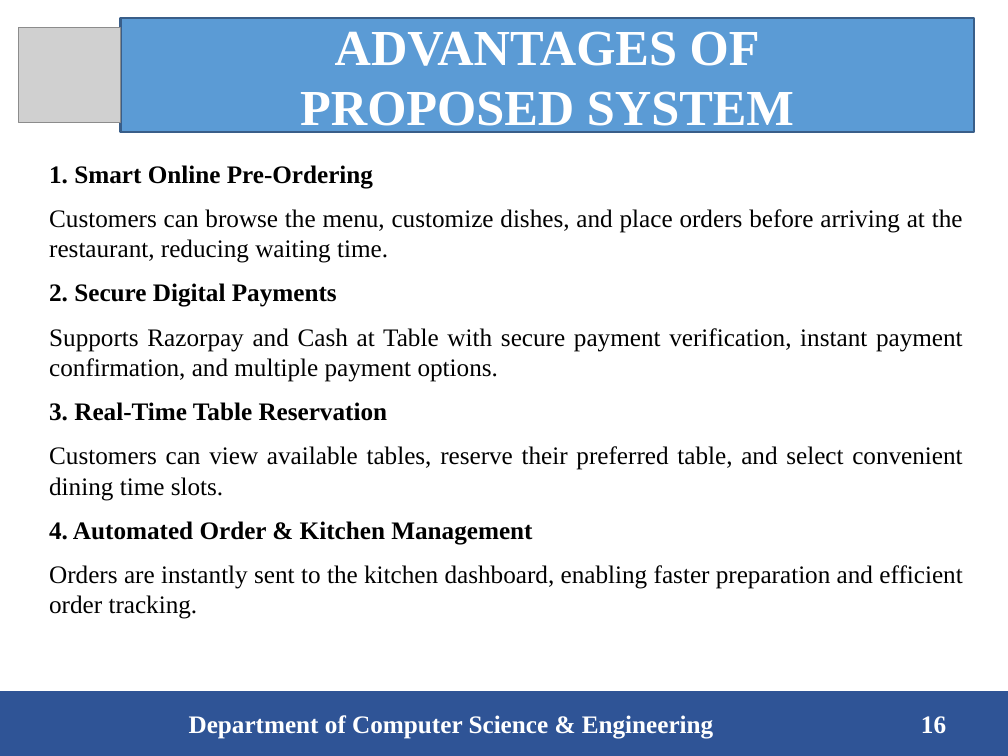
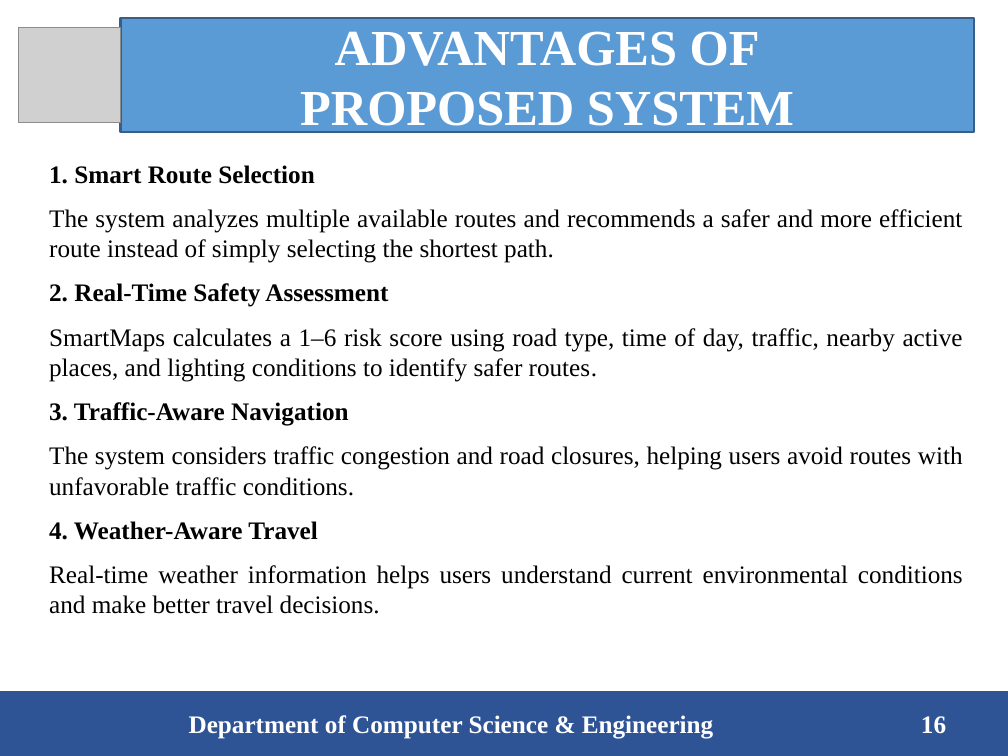
Before and after one commit to Gowtham7503/Smart-Map-AI, a slide deck: slide 16 of SmartMaps-ppt.pptx. Drawn at 1008x756 pixels with LibreOffice and Linux fonts; fonts in the diff are those of the drawing; grey boxes stand for pictures. Boxes give left, top, right and bottom in pixels: in the first picture for what was removed or moved away, otherwise in the second. Text is boxed around its words. In the diff, an @@ line names an element or a change of style, - is before the commit and + after.

Commit message:
adjusted safe score and terrain map

```diff
--- a/SmartMaps-ppt.pptx
+++ b/SmartMaps-ppt.pptx
@@ text at box(49, 165, 963, 614): text changed @@
-1. Smart Online Pre-Ordering
-Customers can browse the menu, customize dishes, and place orders before arriving at the restaurant, reducing waiting time.
-2. Secure Digital Payments
-Supports Razorpay and Cash at Table with secure payment verification, instant payment confirmation, and multiple payment options.
-3. Real-Time Table Reservation
-Customers can view available tables, reserve their preferred table, and select convenient dining time slots.
-4. Automated Order & Kitchen Management
-Orders are instantly sent to the kitchen dashboard, enabling faster preparation and efficient order tracking.
+1. Smart Route Selection
+The system analyzes multiple available routes and recommends a safer and more efficient route instead of simply selecting the shortest path.
+2. Real-Time Safety Assessment
+SmartMaps calculates a 1–6 risk score using road type, time of day, traffic, nearby active places, and lighting conditions to identify safer routes.
+3. Traffic-Aware Navigation
+The system considers traffic congestion and road closures, helping users avoid routes with unfavorable traffic conditions.
+4. Weather-Aware Travel
+Real-time weather information helps users understand current environmental conditions and make better travel decisions.
```
Also in this commit, not shown: 6 other slides changed, 4 other files.
